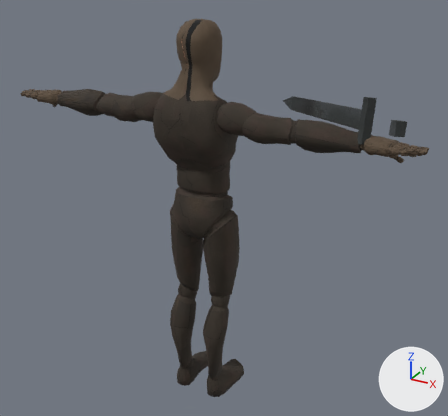
The glTF model models/hero.glb: old version first, new version second.
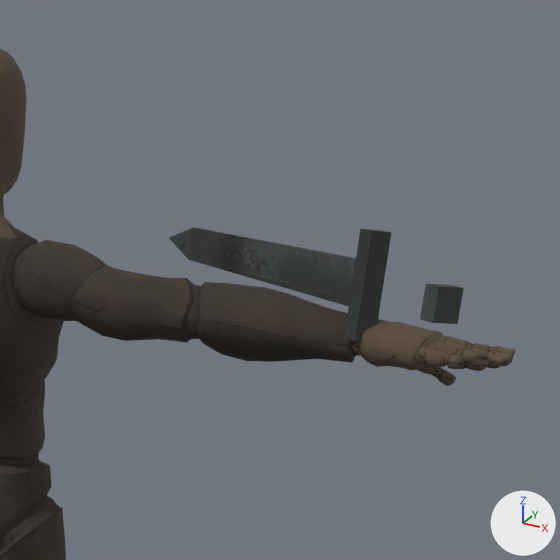
Old and new are each drawn whole from a 50 mm camera at (1.35, -2.25, 2.13) aimed at (0.04, 0.13, 0.94) and again close up on the part from 47% to 100% of the width and 0% to 57% of the height. Arrows for +X, +Y and +Z are at lower right; the lights stay in place. The first two pictures are the older version. Where no turn or scale is listed for an object, it has been applied to the vertices. Vertices at exactly the same position are counted once.

In view in the first close-up: 'Mannequin'.
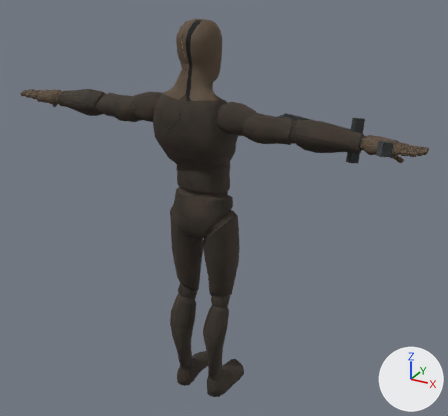
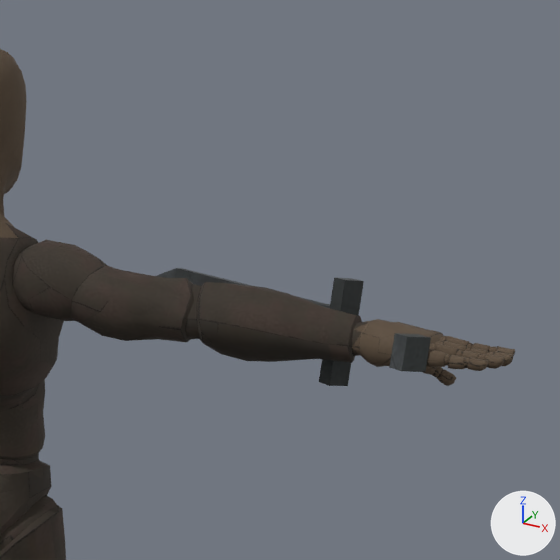
Boxes (x1, y1, x2, y2) around the edits, measured in the close-ups (560 x 560 px; the box of a moved part takes in the faces that stretch with it):
part 1 of me_mannequin, moved or reshaped
    before: (420, 284, 464, 324)
    after: (390, 333, 431, 372)
part 2 of me_mannequin, moved or reshaped
    before: (345, 229, 392, 342)
    after: (319, 278, 364, 386)
part 3 of me_mannequin, moved or reshaped
    before: (169, 228, 356, 306)
    after: (157, 268, 330, 308)

The change, as a diff of the scene's bpy script:
```diff
--- a/models/hero.glb.py
+++ b/models/hero.glb.py
@@ me_mannequin @@
 # used by ob_mannequin; location = (0.001, 0.0, -0.014)
-me_mannequin.from_pydata(...)  # 7019 vertices, 13782 faces; spans x -0.97..0.97, y -0.2..0.34, z 0.0..1.83
+me_mannequin.from_pydata(...)  # 7019 vertices, 13782 faces; spans x -0.97..0.97, y -0.16..0.38, z 0.0..1.83
+# me_mannequin part 1: the loose piece of 8 vertices spanning x 0.86..0.91, y -0.2..-0.14, z 1.51..1.57 is moved by (-0.05, 0.04, -0.09)
+# me_mannequin part 2: the loose piece of 8 vertices spanning x 0.72..0.77, y -0.1..-0.02, z 1.43..1.61 is moved by (-0.05, 0.04, -0.09)
+# me_mannequin part 3: the loose piece of 9 vertices spanning x 0.23..0.74, y -0.07..0.34, z 1.43..1.55 is moved by (-0.05, 0.04, -0.09)
 me_mannequin.materials.append(mat_ds_hero_atlas)
```
